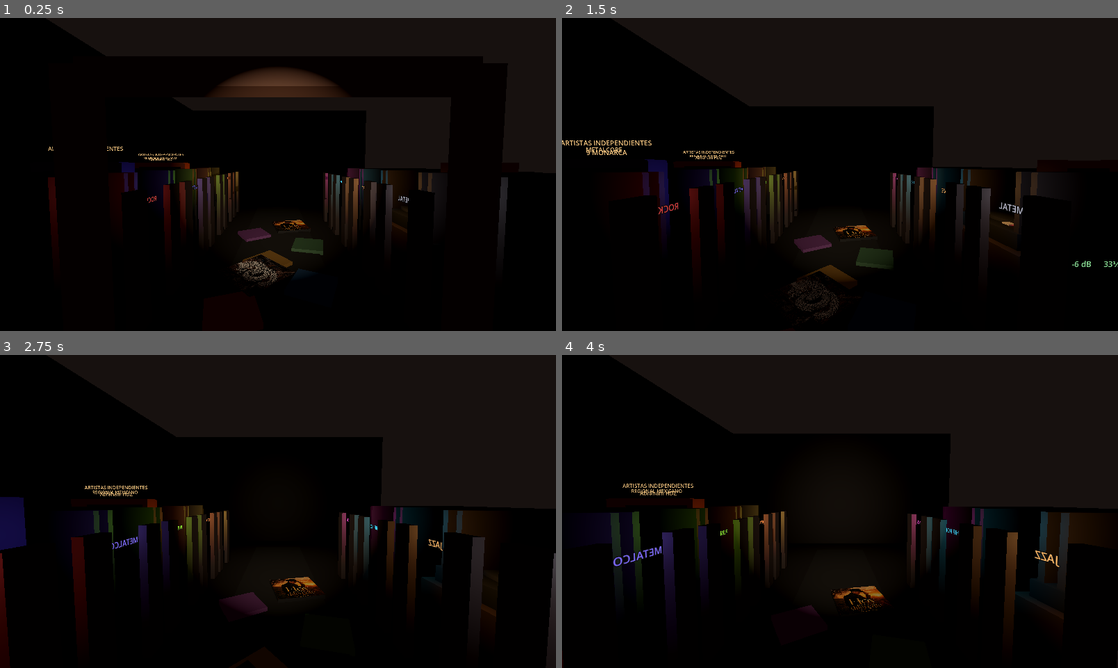
Above: before the commit, frames 1-4 (two rows, left to right).
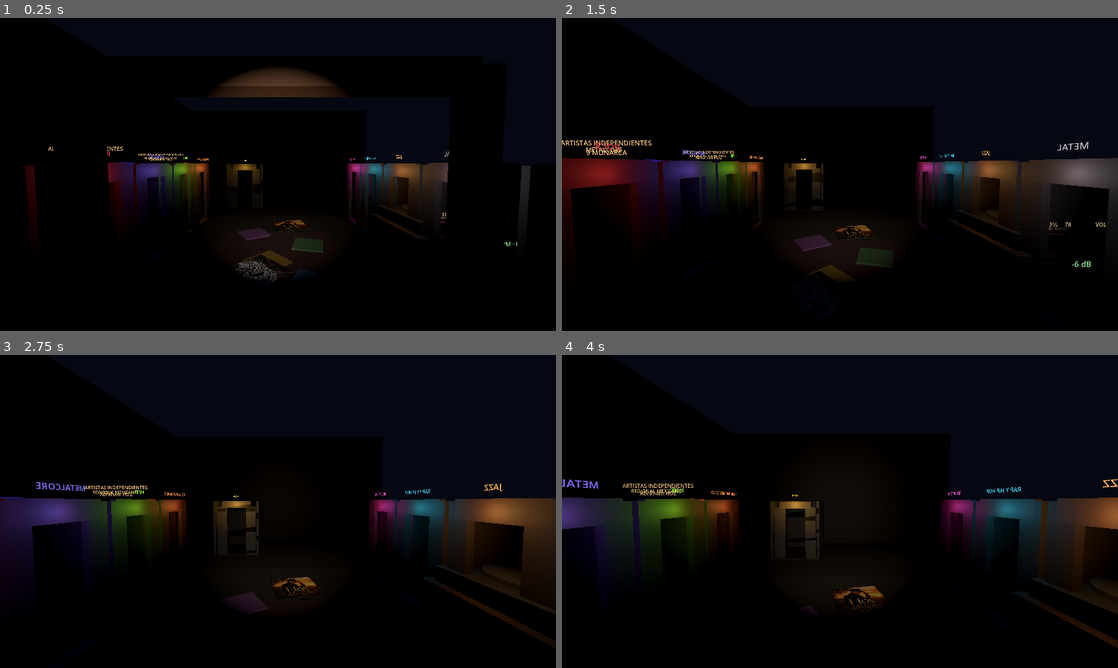
Above: after the commit, the same moments.

Repository: Markinhoo/Vinyl-cafe
Game: Godot game, scene res://main.tscn
The game is run twice, just before and just after one commit, with the same random seed, the same clock (stepped at 60 frames per second) and the same inputs. Sound files missing from this copy of the repository are replaced by a short silence.
Inputs (mouse positions are in pixels of both pictures, inside the frame that each line leads up to):
- Up to frame 1 (0.25 s): no input
- Up to frame 2 (1.5 s): tap Enter at 0.5 s; move the mouse to (867, 174) at 0.52 s; hold W from 0.53 s (still down); tap E at 0.6 s; click (867, 174) at 0.67 s; move the mouse to (812, 174) at 1.27 s; tap F at 1.35 s
- Up to frame 3 (2.75 s): keep holding W; move the mouse to (289, 505) at 2.02 s; tap Q at 2.1 s
- Up to frame 4 (4 s): keep holding W; move the mouse to (834, 517) at 2.77 s; tap R at 2.85 s; click (834, 517) at 2.92 s; move the mouse to (878, 514) at 3.52 s; tap E at 3.6 s

The runs differ from the first frame. In frame 1, 5.9% of the frame differs, in the area x 4-96%, y 42-86%; in frame 2, 10%; in frame 3, 12%, in the area x 0-100%, y 40-100%; in frame 4, 11%.

Commit message:
Build main room genre layout

Diff:
--- a/scripts/main.gd
+++ b/scripts/main.gd
@@ -113,10 +113,10 @@
 	var world_env := WorldEnvironment.new()
 	var env := Environment.new()
 	env.background_mode = Environment.BG_COLOR
-	env.background_color = Color("17110f")
+	env.background_color = Color("050812")
 	env.ambient_light_source = Environment.AMBIENT_SOURCE_COLOR
-	env.ambient_light_color = Color("5b4639")
-	env.ambient_light_energy = 0.22
+	env.ambient_light_color = Color("18213d")
+	env.ambient_light_energy = 0.16
 	world_env.environment = env
 	add_child(world_env)
 
@@ -153,16 +153,16 @@
 	make_collision_box(Vector3(4.2, 6, 0.2), Vector3(-3.9, 3, 5.0))
 	make_collision_box(Vector3(4.2, 6, 0.2), Vector3(3.9, 3, 5.0))
 	make_collision_box(Vector3(12, 1.0, 0.2), Vector3(0, 4.35, 5.0))
-	make_box("ExteriorGround", Vector3(12, 0.2, 7.5), Vector3(0, -0.12, 8.55), Color("151614"))
-	make_collision_box(Vector3(12, 0.2, 7.5), Vector3(0, -0.12, 8.55))
-	make_box("StreetAsphalt", Vector3(12, 0.04, 2.35), Vector3(0, 0.02, 10.25), Color("0d0f10"))
-	make_box("Sidewalk", Vector3(12, 0.08, 1.15), Vector3(0, 0.04, 6.25), Color("42403b"))
-	var lane_x_positions: Array[float] = [-3.0, -1.0, 1.0, 3.0]
+	make_box("ExteriorGround", Vector3(18, 0.2, 9.5), Vector3(0, -0.12, 9.15), Color("151614"))
+	make_collision_box(Vector3(18, 0.2, 9.5), Vector3(0, -0.12, 9.15))
+	make_box("StreetAsphalt", Vector3(18, 0.04, 4.2), Vector3(0, 0.02, 10.65), Color("0d0f10"))
+	make_box("Sidewalk", Vector3(18, 0.08, 1.45), Vector3(0, 0.04, 6.15), Color("42403b"))
+	var lane_x_positions: Array[float] = [-6.5, -4.2, -1.9, 0.4, 2.7, 5.0, 7.3]
 	for lane_x in lane_x_positions:
-		make_box("StreetLane", Vector3(0.95, 0.025, 0.05), Vector3(lane_x, 0.08, 10.25), Color("d8c76a"))
-	var tree_x_positions: Array[float] = [-5.4, -3.4, -1.6, 1.6, 3.6, 5.35]
+		make_box("StreetLane", Vector3(1.25, 0.025, 0.06), Vector3(lane_x, 0.08, 10.65), Color("d8c76a"))
+	var tree_x_positions: Array[float] = [-8.0, -6.2, -4.4, -2.2, 2.2, 4.4, 6.2, 8.0]
 	for tree_x in tree_x_positions:
-		create_tree(Vector3(tree_x, 0.0, 11.55))
+		create_tree(Vector3(tree_x, 0.0, 12.45))
 	# Fachada oscura de entrada con ventanas rotas para la intro.
 	make_box("StorefrontLeft", Vector3(3.15, 3.4, 0.16), Vector3(-4.35, 1.7, 4.86), Color("17110f"))
 	make_box("StorefrontRight", Vector3(3.15, 3.4, 0.16), Vector3(4.35, 1.7, 4.86), Color("17110f"))
@@ -187,29 +187,31 @@
 	store_sign.outline_modulate = Color("64f2ff")
 	store_sign.outline_size = 8
 	add_child(store_sign)
-	make_box("BusStopPole", Vector3(0.08, 1.8, 0.08), Vector3(-4.7, 0.85, 7.75), Color("8d8d86"))
-	make_box("BusStopSign", Vector3(0.9, 0.55, 0.08), Vector3(-4.7, 1.85, 7.75), Color("26384d"))
+	make_box("BusStopPole", Vector3(0.08, 1.8, 0.08), Vector3(-6.2, 0.85, 7.65), Color("8d8d86"))
+	make_box("BusStopSign", Vector3(0.9, 0.55, 0.08), Vector3(-6.2, 1.85, 7.65), Color("26384d"))
 	var bus_label := Label3D.new()
 	bus_label.text = "BUS"
-	bus_label.position = Vector3(-4.7, 1.88, 7.69)
+	bus_label.position = Vector3(-6.2, 1.88, 7.59)
 	bus_label.font_size = 28
 	bus_label.modulate = Color("dcecff")
 	bus_label.outline_size = 3
 	add_child(bus_label)
-	make_box("BusBench", Vector3(1.5, 0.14, 0.42), Vector3(-4.1, 0.48, 8.45), Color("51311f"))
-	make_box("BusBenchBack", Vector3(1.5, 0.55, 0.12), Vector3(-4.1, 0.78, 8.70), Color("3a251b"))
-
-	# Pasillo central con cuartos reales por género y letreros neón.
-	make_box("MainHallRunner", Vector3(2.15, 0.025, 9.8), Vector3(0, 0.035, -1.25), Color("2a2420"))
-	create_genre_room("ROCK", Vector3(-2.05, 1.80, 2.90), Color("d43c3c"))
-	create_genre_room("METAL", Vector3(2.05, 1.80, 2.90), Color("b7b7c8"))
-	create_genre_room("METALCORE", Vector3(-2.05, 1.80, 1.35), Color("7e6bff"))
-	create_genre_room("JAZZ", Vector3(2.05, 1.80, 1.35), Color("ffb866"))
-	create_genre_room("PUNK", Vector3(-2.05, 1.80, -0.20), Color("9dff38"))
-	create_genre_room("RAP Y HIP HOP", Vector3(2.05, 1.80, -0.20), Color("42d7ff"))
-	create_genre_room("REGIONAL MEXICANO", Vector3(-2.05, 1.80, -1.75), Color("ff8c42"))
-	create_genre_room("REGUETON", Vector3(2.05, 1.80, -1.75), Color("ff4edb"))
-	create_genre_room("POP", Vector3(-2.05, 1.80, -3.30), Color("ffd84f"))
+	make_box("BusBench", Vector3(1.7, 0.14, 0.42), Vector3(-5.55, 0.48, 8.45), Color("51311f"))
+	make_box("BusBenchBack", Vector3(1.7, 0.55, 0.12), Vector3(-5.55, 0.78, 8.70), Color("3a251b"))
+	create_night_sky()
+
+	# Sala principal con cuartos verdaderos alrededor y letreros neón.
+	make_box("MainRoomFloor", Vector3(7.1, 0.03, 6.4), Vector3(0, 0.04, 0.35), Color("2a2420"))
+	make_box("MainRoomRug", Vector3(3.4, 0.025, 2.5), Vector3(0, 0.075, 0.65), Color("3a252b"))
+	create_side_genre_room("ROCK", -1, 2.70, Color("d43c3c"))
+	create_side_genre_room("METAL", 1, 2.70, Color("b7b7c8"))
+	create_side_genre_room("METALCORE", -1, 1.15, Color("7e6bff"))
+	create_side_genre_room("JAZZ", 1, 1.15, Color("ffb866"))
+	create_side_genre_room("PUNK", -1, -0.40, Color("9dff38"))
+	create_side_genre_room("RAP Y HIP HOP", 1, -0.40, Color("42d7ff"))
+	create_side_genre_room("REGIONAL MEXICANO", -1, -1.95, Color("ff8c42"))
+	create_side_genre_room("REGUETON", 1, -1.95, Color("ff4edb"))
+	create_back_genre_room("POP", -1.8, Color("ffd84f"))
 
 	# Estante de jazz dentro de su cuarto.
 	make_box("ShelfBack", Vector3(1.15, 1.65, 0.20), Vector3(4.55, 1.55, 1.35), Color("3b2418"))
@@ -990,29 +992,88 @@
 		audio_time += 1.0 / sample_rate
 
 
-func create_genre_room(genre: String, sign_position: Vector3, neon_color: Color) -> void:
-	var side: float = -1.0 if sign_position.x < 0.0 else 1.0
-	var room_center: Vector3 = Vector3(sign_position.x + side * 2.1, 0.02, sign_position.z)
-	make_box("RoomFloor%s" % genre, Vector3(2.45, 0.025, 1.28), room_center, Color("1c1718"))
-	make_box("RoomBackWall%s" % genre, Vector3(0.12, 2.2, 1.28), Vector3(room_center.x + side * 1.22, 1.1, room_center.z), Color("302421"))
-	make_box("RoomSideWallA%s" % genre, Vector3(2.45, 2.2, 0.10), Vector3(room_center.x, 1.1, room_center.z - 0.64), Color("261e1c"))
-	make_box("RoomSideWallB%s" % genre, Vector3(2.45, 2.2, 0.10), Vector3(room_center.x, 1.1, room_center.z + 0.64), Color("261e1c"))
-	make_box("DoorJambA%s" % genre, Vector3(0.12, 2.0, 0.34), Vector3(sign_position.x - side * 0.08, 1.0, sign_position.z - 0.48), Color("3a2a25"))
-	make_box("DoorJambB%s" % genre, Vector3(0.12, 2.0, 0.34), Vector3(sign_position.x - side * 0.08, 1.0, sign_position.z + 0.48), Color("3a2a25"))
+func create_side_genre_room(genre: String, side: int, z_pos: float, neon_color: Color) -> void:
+	var side_f: float = float(side)
+	var door_x: float = side_f * 3.05
+	var room_center: Vector3 = Vector3(side_f * 4.65, 0.02, z_pos)
+	make_box("RoomFloor%s" % genre, Vector3(2.55, 0.025, 1.35), room_center, Color("1c1718"))
+	var back_wall_size := Vector3(0.12, 2.35, 1.45)
+	var back_wall_pos := Vector3(side_f * 5.72, 1.18, z_pos)
+	make_box("RoomBackWall%s" % genre, back_wall_size, back_wall_pos, Color("302421"))
+	make_collision_box(back_wall_size, back_wall_pos)
+	var front_wall_size := Vector3(0.12, 2.35, 0.36)
+	var front_wall_a_pos := Vector3(door_x, 1.18, z_pos - 0.55)
+	var front_wall_b_pos := Vector3(door_x, 1.18, z_pos + 0.55)
+	make_box("RoomFrontWallA%s" % genre, front_wall_size, front_wall_a_pos, Color("2a211f"))
+	make_collision_box(front_wall_size, front_wall_a_pos)
+	make_box("RoomFrontWallB%s" % genre, front_wall_size, front_wall_b_pos, Color("2a211f"))
+	make_collision_box(front_wall_size, front_wall_b_pos)
+	var lintel_size := Vector3(0.12, 0.34, 1.22)
+	var lintel_pos := Vector3(door_x, 2.22, z_pos)
+	make_box("RoomTopLintel%s" % genre, lintel_size, lintel_pos, Color("3a2a25"))
+	make_collision_box(lintel_size, lintel_pos)
+	var side_wall_size := Vector3(2.6, 2.35, 0.10)
+	var side_wall_a_pos := Vector3(room_center.x, 1.18, z_pos - 0.72)
+	var side_wall_b_pos := Vector3(room_center.x, 1.18, z_pos + 0.72)
+	make_box("RoomSideWallA%s" % genre, side_wall_size, side_wall_a_pos, Color("261e1c"))
+	make_collision_box(side_wall_size, side_wall_a_pos)
+	make_box("RoomSideWallB%s" % genre, side_wall_size, side_wall_b_pos, Color("261e1c"))
+	make_collision_box(side_wall_size, side_wall_b_pos)
+	make_box("DoorThreshold%s" % genre, Vector3(0.18, 0.035, 0.78), Vector3(door_x, 0.09, z_pos), neon_color.darkened(0.35))
 	var sign := Label3D.new()
 	sign.text = genre
-	sign.position = sign_position
-	sign.rotation.y = -PI * 0.5 if side < 0.0 else PI * 0.5
+	sign.position = Vector3(door_x - side_f * 0.08, 2.55, z_pos)
+	sign.rotation.y = -PI * 0.5 if side < 0 else PI * 0.5
 	sign.font_size = 22
 	sign.modulate = neon_color
 	sign.outline_modulate = Color("101010")
 	sign.outline_size = 7
 	add_child(sign)
 	var glow := OmniLight3D.new()
-	glow.position = sign_position + Vector3(side * 0.30, 0.1, 0)
+	glow.position = Vector3(door_x - side_f * 0.25, 2.2, z_pos)
 	glow.light_color = neon_color
-	glow.light_energy = 0.75
-	glow.omni_range = 1.65
+	glow.light_energy = 0.85
+	glow.omni_range = 1.75
+	add_child(glow)
+
+func create_back_genre_room(genre: String, x_pos: float, neon_color: Color) -> void:
+	var z_pos: float = -5.85
+	make_box("RoomFloor%s" % genre, Vector3(1.75, 0.025, 2.25), Vector3(x_pos, 0.02, z_pos), Color("1c1718"))
+	var back_wall_size := Vector3(1.9, 2.35, 0.12)
+	var back_wall_pos := Vector3(x_pos, 1.18, -6.95)
+	make_box("RoomBackWall%s" % genre, back_wall_size, back_wall_pos, Color("302421"))
+	make_collision_box(back_wall_size, back_wall_pos)
+	var side_wall_size := Vector3(0.10, 2.35, 2.25)
+	var side_wall_a_pos := Vector3(x_pos - 0.92, 1.18, z_pos)
+	var side_wall_b_pos := Vector3(x_pos + 0.92, 1.18, z_pos)
+	make_box("RoomSideWallA%s" % genre, side_wall_size, side_wall_a_pos, Color("261e1c"))
+	make_collision_box(side_wall_size, side_wall_a_pos)
+	make_box("RoomSideWallB%s" % genre, side_wall_size, side_wall_b_pos, Color("261e1c"))
+	make_collision_box(side_wall_size, side_wall_b_pos)
+	var door_frame_size := Vector3(0.42, 2.1, 0.12)
+	var door_frame_a_pos := Vector3(x_pos - 0.62, 1.05, -4.85)
+	var door_frame_b_pos := Vector3(x_pos + 0.62, 1.05, -4.85)
+	make_box("BackDoorFrameA%s" % genre, door_frame_size, door_frame_a_pos, Color("2a211f"))
+	make_collision_box(door_frame_size, door_frame_a_pos)
+	make_box("BackDoorFrameB%s" % genre, door_frame_size, door_frame_b_pos, Color("2a211f"))
+	make_collision_box(door_frame_size, door_frame_b_pos)
+	var lintel_size := Vector3(1.25, 0.32, 0.12)
+	var lintel_pos := Vector3(x_pos, 2.2, -4.85)
+	make_box("BackDoorLintel%s" % genre, lintel_size, lintel_pos, Color("3a2a25"))
+	make_collision_box(lintel_size, lintel_pos)
+	var sign := Label3D.new()
+	sign.text = genre
+	sign.position = Vector3(x_pos, 2.55, -4.78)
+	sign.font_size = 24
+	sign.modulate = neon_color
+	sign.outline_modulate = Color("101010")
+	sign.outline_size = 7
+	add_child(sign)
+	var glow := OmniLight3D.new()
+	glow.position = Vector3(x_pos, 2.2, -4.55)
+	glow.light_color = neon_color
+	glow.light_energy = 0.85
+	glow.omni_range = 1.75
 	add_child(glow)
 
 func create_tree(base_position: Vector3) -> void:
@@ -1034,6 +1095,23 @@
 	crown.position = base_position + Vector3(0, 1.55, 0)
 	crown.material_override = material(Color("132416"))
 	add_child(crown)
+
+func create_night_sky() -> void:
+	var moon := MeshInstance3D.new()
+	var moon_mesh := SphereMesh.new()
+	moon_mesh.radius = 0.32
+	moon_mesh.height = 0.32
+	moon.mesh = moon_mesh
+	moon.position = Vector3(5.8, 5.2, 12.7)
+	var moon_material := material(Color("dfe8ff"))
+	moon_material.emission_enabled = true
+	moon_material.emission = Color("b9ccff")
+	moon_material.emission_energy_multiplier = 1.8
+	moon.material_override = moon_material
+	add_child(moon)
+	var star_positions: Array[Vector3] = [Vector3(-6.5, 5.1, 12.9), Vector3(-4.2, 4.8, 12.4), Vector3(-1.8, 5.4, 13.0), Vector3(1.4, 4.9, 12.6), Vector3(3.2, 5.6, 12.9), Vector3(6.7, 4.7, 12.5)]
+	for star_position in star_positions:
+		make_box("Star", Vector3(0.08, 0.08, 0.02), star_position, Color("dfe8ff"))
 
 func create_genre_shelf(genre: String, shelf_position: Vector3, tint: Color) -> void:
 	make_box("GenreShelfBack%s" % genre, Vector3(1.85, 1.65, 0.18), shelf_position + Vector3(0, 0, -0.16), Color("2a1d19"))
Not shown, changed: README.md
